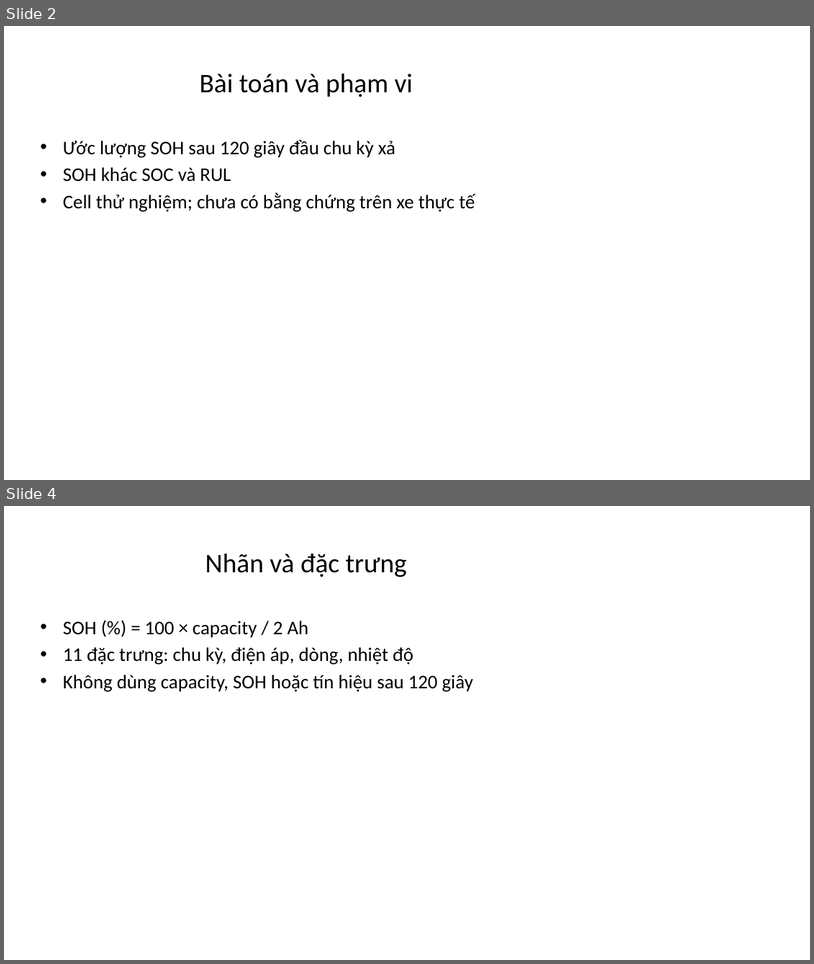
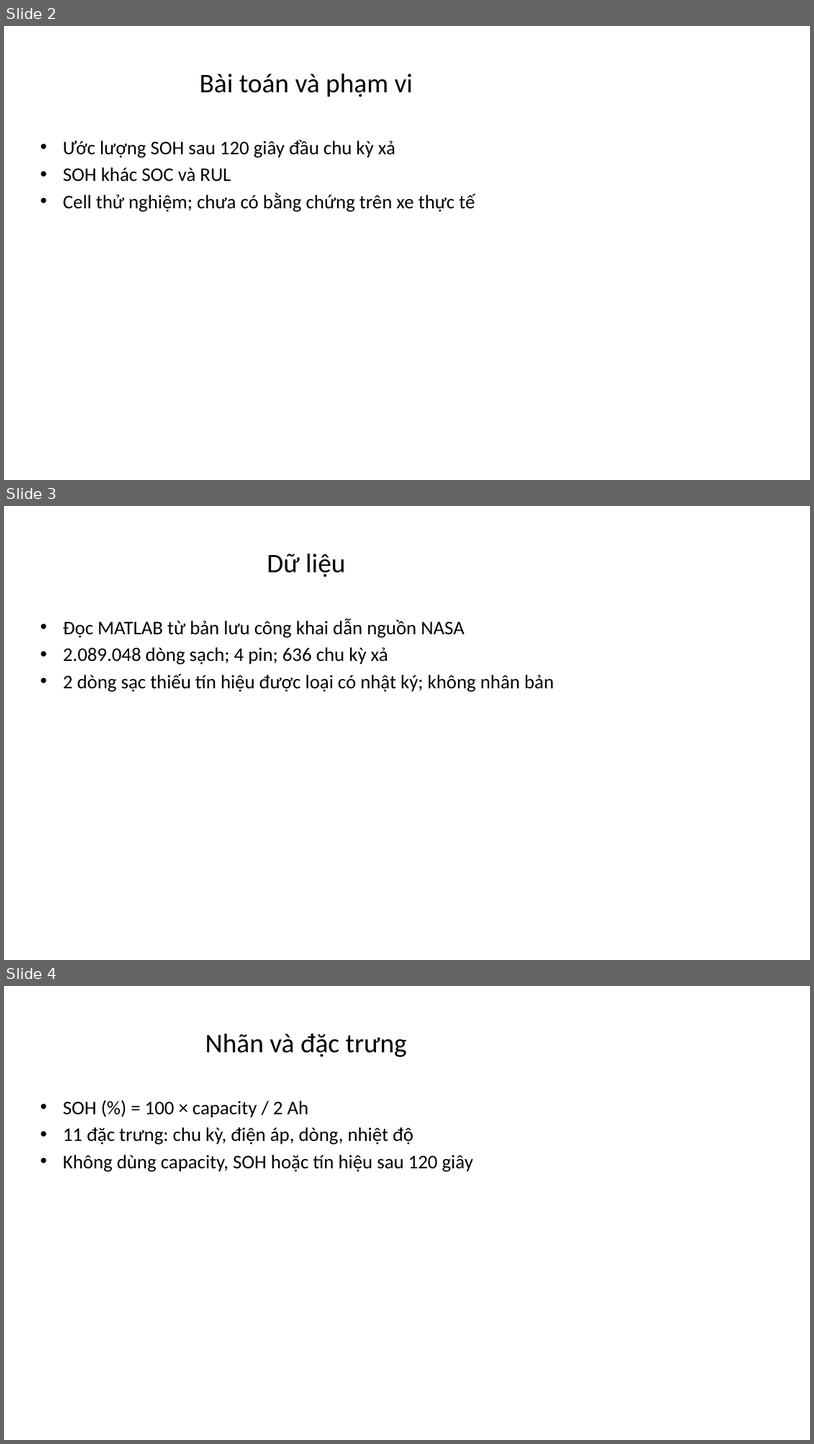
Before and after one commit to VanDuy266/KHOA-LUAN-TOT-NGHIEP, a slide deck: docs/slide-bao-ve.pptx. Shown one above the other, each under a label of ours: slides 2 and 4 before the commit, slides 2, 3 and 4 after it; the slides between them are not shown. The pictures are 814x964 and 814x1444 pixels, drawn with LibreOffice and Linux fonts; fonts in the diff are those of the drawing. Boxes give left, top, right and bottom in pixels: in the first picture for what was removed or moved away, otherwise in the second. Text is boxed around its words. In the diff, an @@ line names an element or a change of style, - is before the commit and + after.

Commit message:
Dữ liệu pin sạch: 2.089.048 dòng đo phục vụ phân tích và trích xuất đặc trưng

```diff
--- a/docs/slide-bao-ve.pptx
+++ b/docs/slide-bao-ve.pptx
@@ slide 3 added at [4, 506, 810, 960], background #FFFFFF @@
@@ title added at [267, 554, 345, 577], 32 pt, text #000000 @@
+Dữ liệu
@@ text added at [63, 618, 554, 692], 23 pt, text #000000 @@
+• Đọc MATLAB từ bản lưu công khai dẫn nguồn NASA
+• 2.089.048 dòng sạch; 4 pin; 636 chu kỳ xả
+• 2 dòng sạc thiếu tín hiệu được loại có nhật ký; không nhân bản
```
Also in this commit, not shown: 5 slides changed, 1 other slide added, 1 slide removed, 52 other files.
